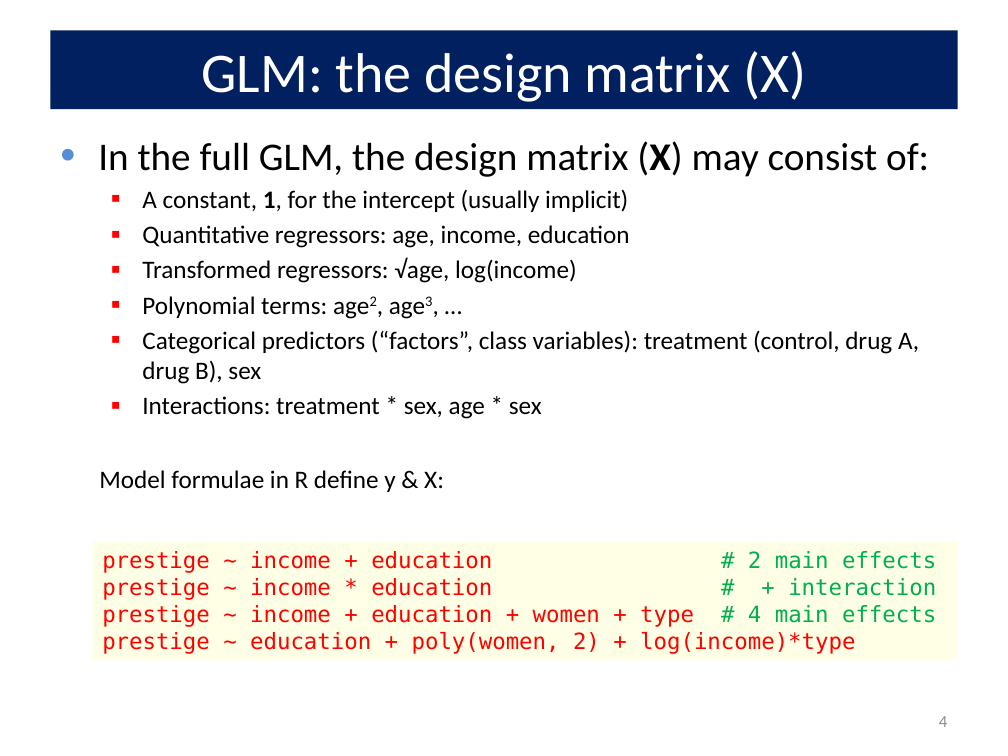
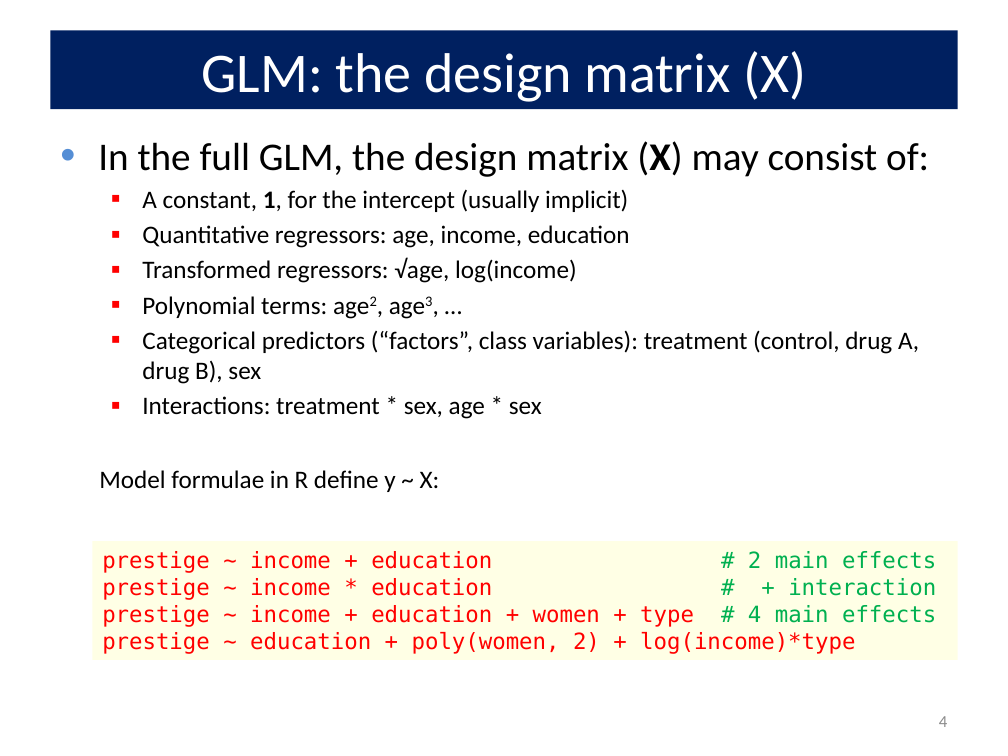
Before and after one commit to friendly/VisMLM-course, a slide deck: slide 4 of lectures/lecture2.pptx. Drawn at 1008x756 pixels with LibreOffice and Linux fonts; fonts in the diff are those of the drawing. Boxes give left, top, right and bottom in pixels: in the first picture for what was removed or moved away, otherwise in the second. Text is boxed around its words. In the diff, an @@ line names an element or a change of style, - is before the commit and + after.

```diff
--- a/lectures/lecture2.pptx
+++ b/lectures/lecture2.pptx
@@ text at <box>99,470,440,492</box>: text changed @@
-Model formulae in R define y & X:
+Model formulae in R define y ~ X:
```
Also in this commit, not shown: 1 other slide changed, 4 other files.
